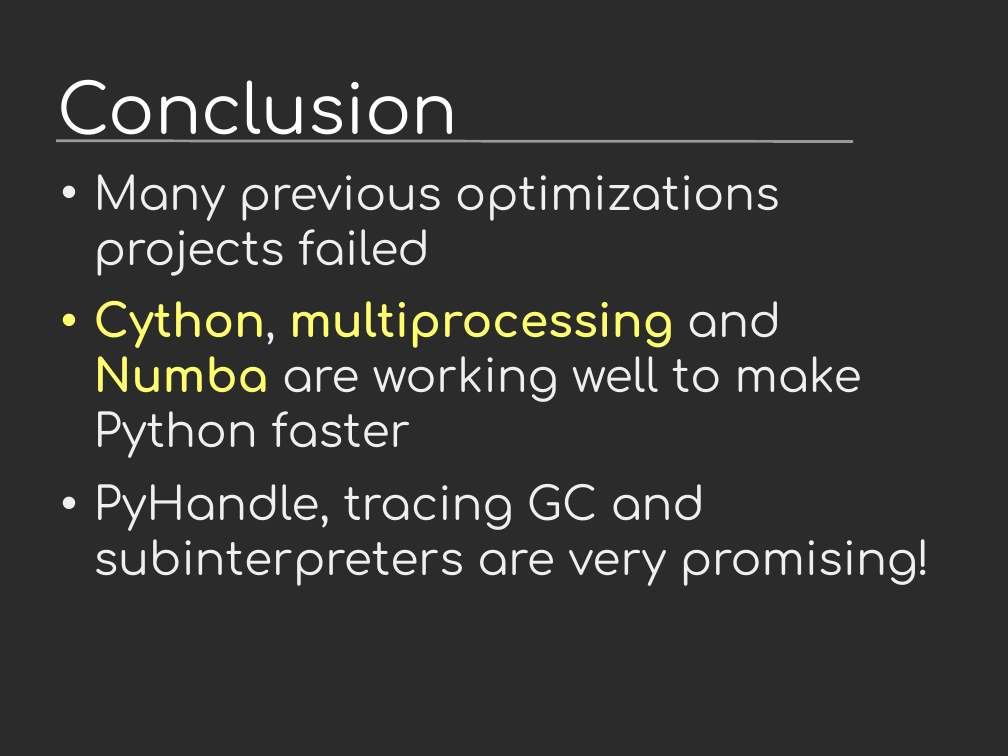
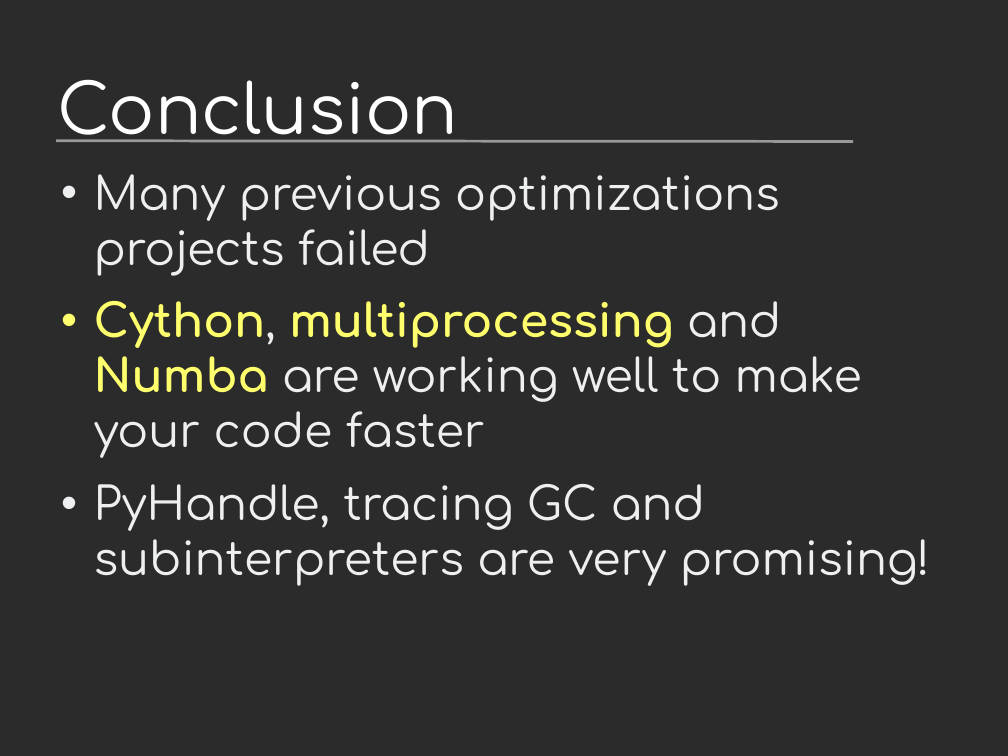
Before and after one commit to vstinner/talks, a slide deck: slide 47 of 2019-EuroPython/python_performance.odp. Drawn at 1008x756 pixels with LibreOffice and Linux fonts; fonts in the diff are those of the drawing; background and template pictures are left out; a plain dark background stands for a picture behind light text. Boxes give left, top, right and bottom in pixels: in the first picture for what was removed or moved away, otherwise in the second. Text is boxed around its words. In the diff, an @@ line names an element or a change of style, - is before the commit and + after.

Commit message:
EuroPython

```diff
--- a/2019-EuroPython/python_performance.odp
+++ b/2019-EuroPython/python_performance.odp
@@ text at (94, 301, 862, 458): text changed @@
-• Cython, multiprocessing and Numba are working well to make Python faster
+• Cython, multiprocessing and Numba are working well to make your code faster
```
Also in this commit, not shown: 1 other slide changed, 1 other file.
